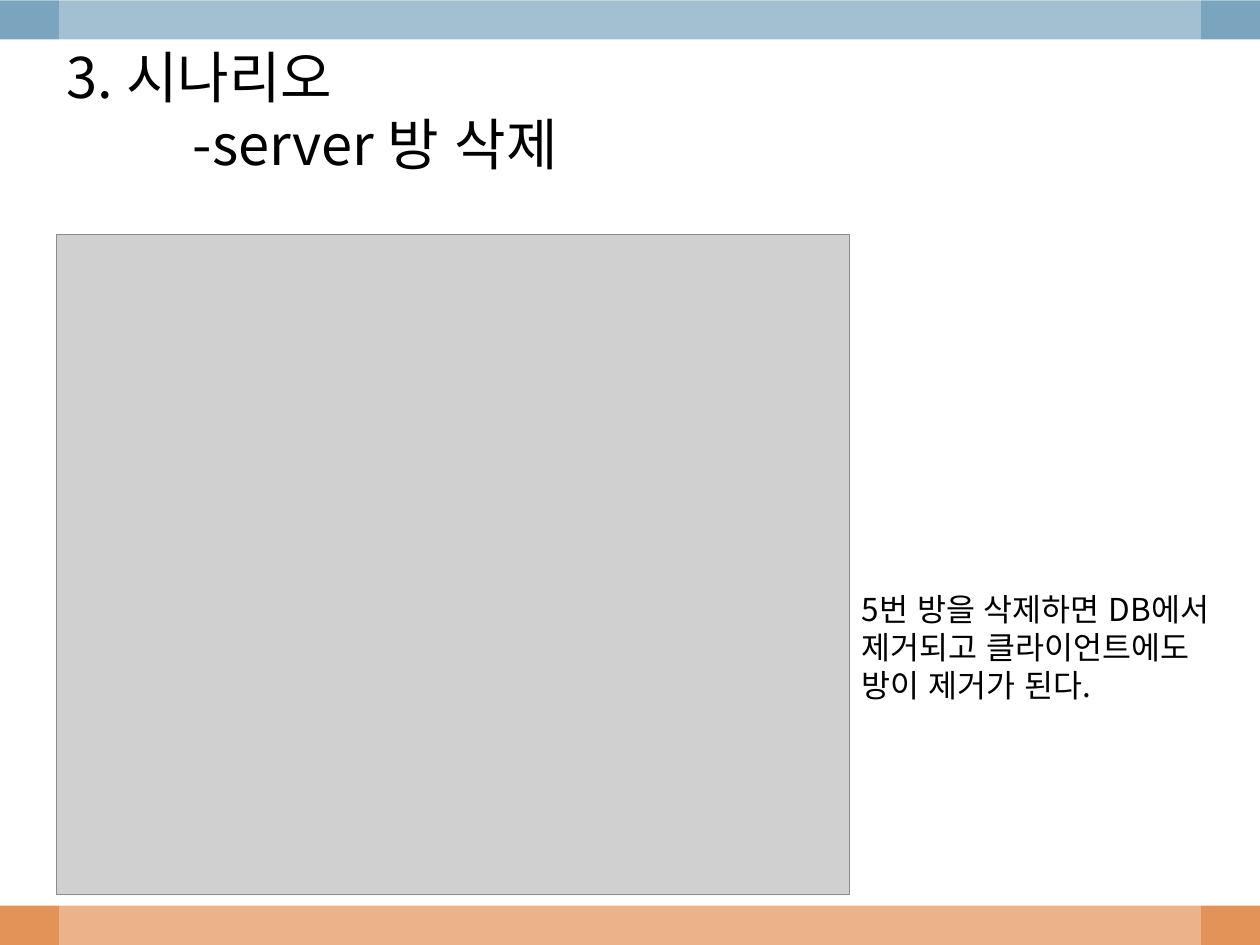
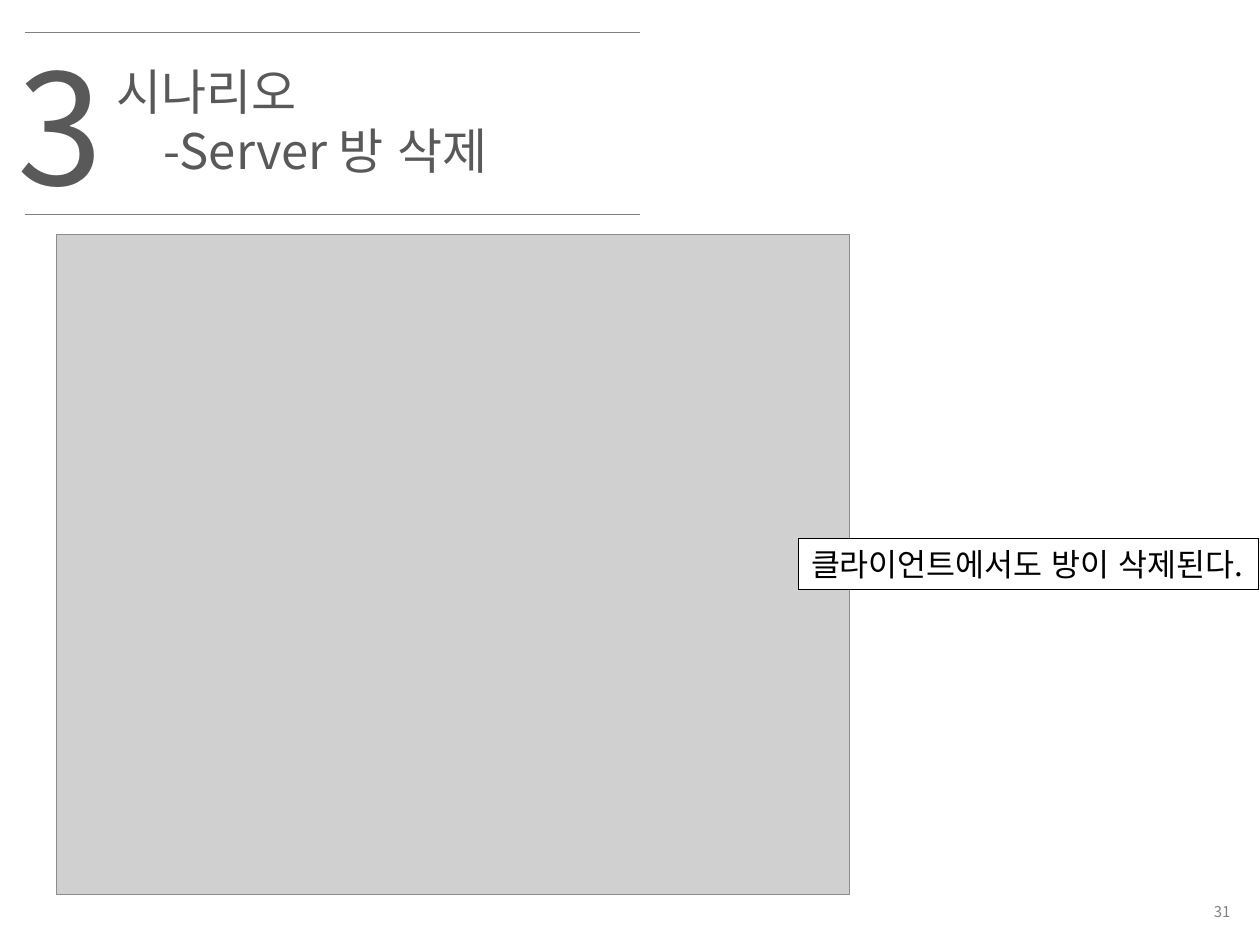
Before and after one commit to imjihun/EglobalStudy, a slide deck: slide 32 of ppt/chatting.pptx. Drawn at 1260x945 pixels with LibreOffice and Linux fonts; fonts in the diff are those of the drawing; grey boxes stand for pictures; background and template pictures are left out. Boxes give left, top, right and bottom in pixels: in the first picture for what was removed or moved away, otherwise in the second. Text is boxed around its words. In the diff, an @@ line names an element or a change of style, - is before the commit and + after.

```diff
--- a/ppt/chatting.pptx
+++ b/ppt/chatting.pptx
@@ rectangle removed at [0,0,1260,39] @@
@@ rectangle removed at [59,0,1201,945] @@
@@ text added at [17,32,102,215], 88 pt, text #595959 @@
+3
@@ line added from (25, 33) to (640, 33), #808080 0.75 pt @@
@@ text at [117,69,488,173]: text changed; size 32 to 28 pt; text colour #000000 to #595959 @@
-3. 시나리오
--server 방 삭제
+시나리오
+-Server 방 삭제
@@ line added from (25, 214) to (640, 214), #808080 0.75 pt @@
@@ rectangle added at [799,539,1259,590], fill #FFFFFF, outline #000000 0.75 pt, 18 pt, text #000000 @@
+클라이언트에서도 방이 삭제된다.
@@ text removed at [862,595,1209,700] @@
-5번 방을 삭제하면 DB에서 제거되고 클라이언트에도 방이 제거가 된다.
@@ rectangle removed at [0,906,1260,945] @@
@@ page number added at [1214,906,1231,917], 8.5 pt, text #808080 @@
+31
```
Also in this commit, not shown: 31 other slides changed, 2 slides added, 1 slide removed, 1 other file.
